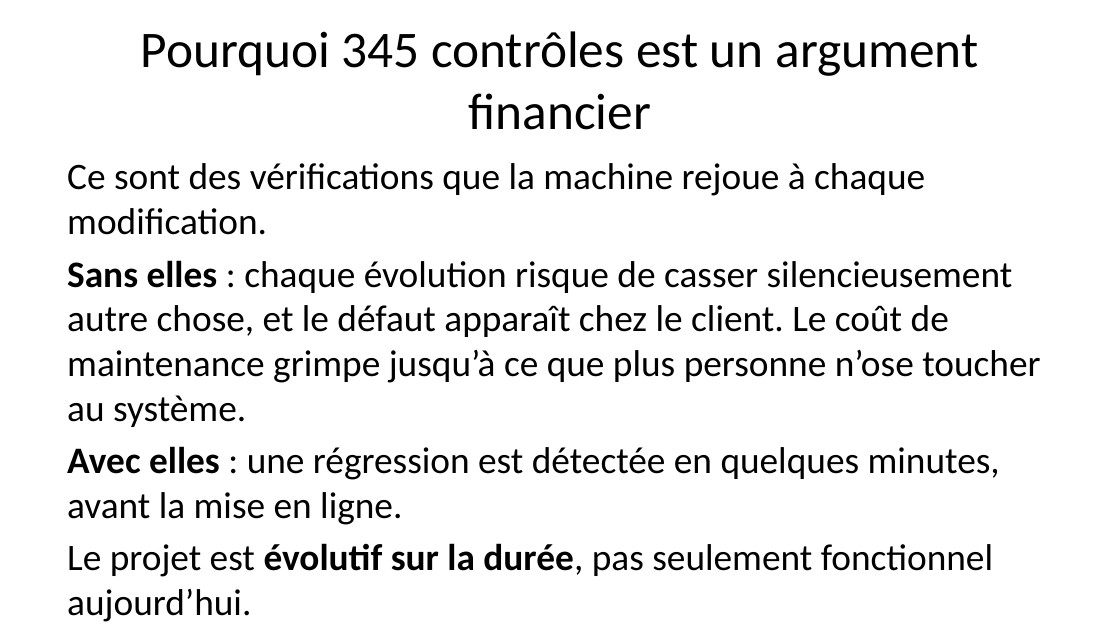
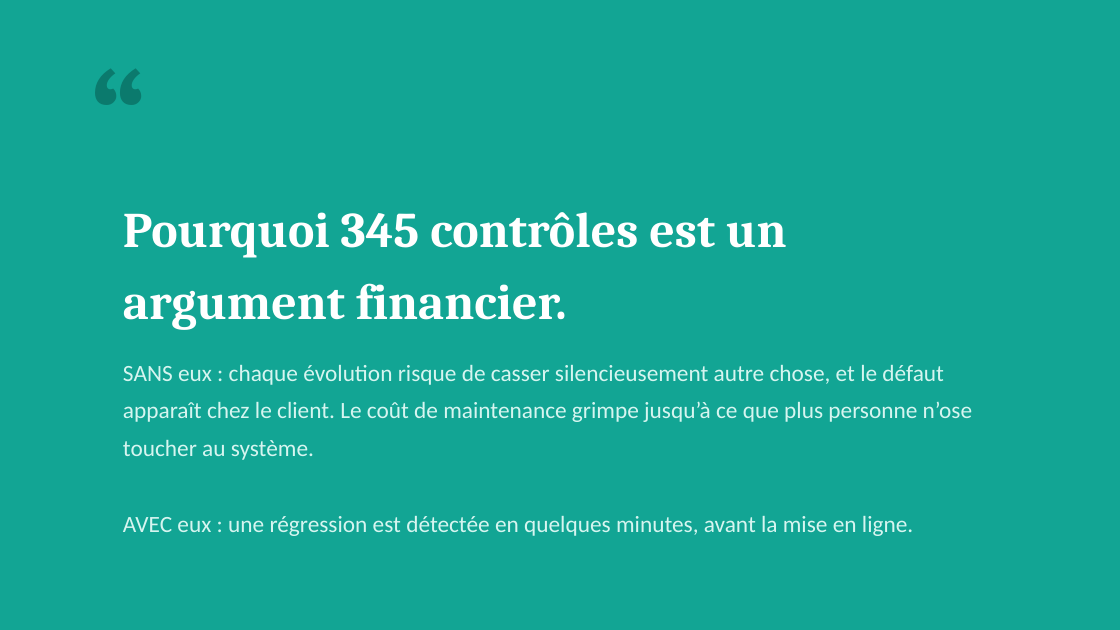
Before and after one commit to Dominique-BRIA/garah, a slide deck: slide 26 of docs/presentation/GARAH-presentation.pptx (slide 27 before the commit). Drawn at 1120x630 pixels with LibreOffice and Linux fonts; fonts in the diff are those of the drawing. Boxes give left, top, right and bottom in pixels: in the first picture for what was removed or moved away, otherwise in the second. Text is boxed around its words. In the diff, an @@ line names an element or a change of style, - is before the commit and + after.

```diff
--- a/docs/presentation/GARAH-presentation.pptx
+++ b/docs/presentation/GARAH-presentation.pptx
@@ background #FFFFFF to #12A594 @@
@@ text added at [78,56,190,168], 90 pt, text #0B7A6D, bold @@
+“
@@ text at [123,212,786,330]: text changed; size 33 to 32 pt; font Calibri to Cambria; text colour #000000 to #FFFFFF; bold on @@
-Pourquoi 345 contrôles est un argument financier
+Pourquoi 345 contrôles est un argument financier.
@@ text "SANS eux : chaque évolution ..." at [123,365,972,536]: vertical alignment top to middle @@
@@ text at [123,365,972,536]: text changed; size 24 to 15 pt; text colour #000000 to #D6F5F0 @@
-Ce sont des vérifications que la machine rejoue à chaque modification.
-Sans elles : chaque évolution risque de casser silencieusement autre chose, et le défaut apparaît chez le client. Le coût de maintenance grimpe jusqu’à ce que plus personne n’ose toucher au système.
-Avec elles : une régression est détectée en quelques minutes, avant la mise en ligne.
-Le projet est évolutif sur la durée, pas seulement fonctionnel aujourd’hui.
+SANS eux : chaque évolution risque de casser silencieusement autre chose, et le défaut apparaît chez le client. Le coût de maintenance grimpe jusqu’à ce que plus personne n’ose toucher au système.
+AVEC eux : une régression est détectée en quelques minutes, avant la mise en ligne.
```
Also in this commit, not shown: 22 other slides changed, 11 slides added, 13 slides removed, 3 other files.
